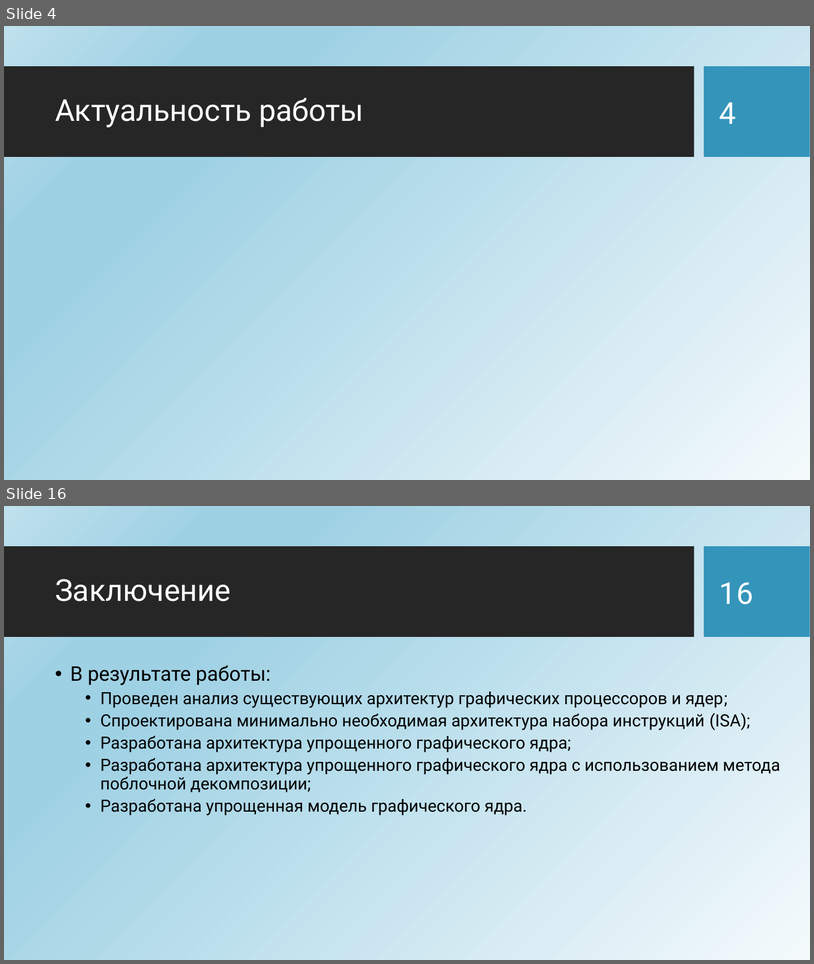
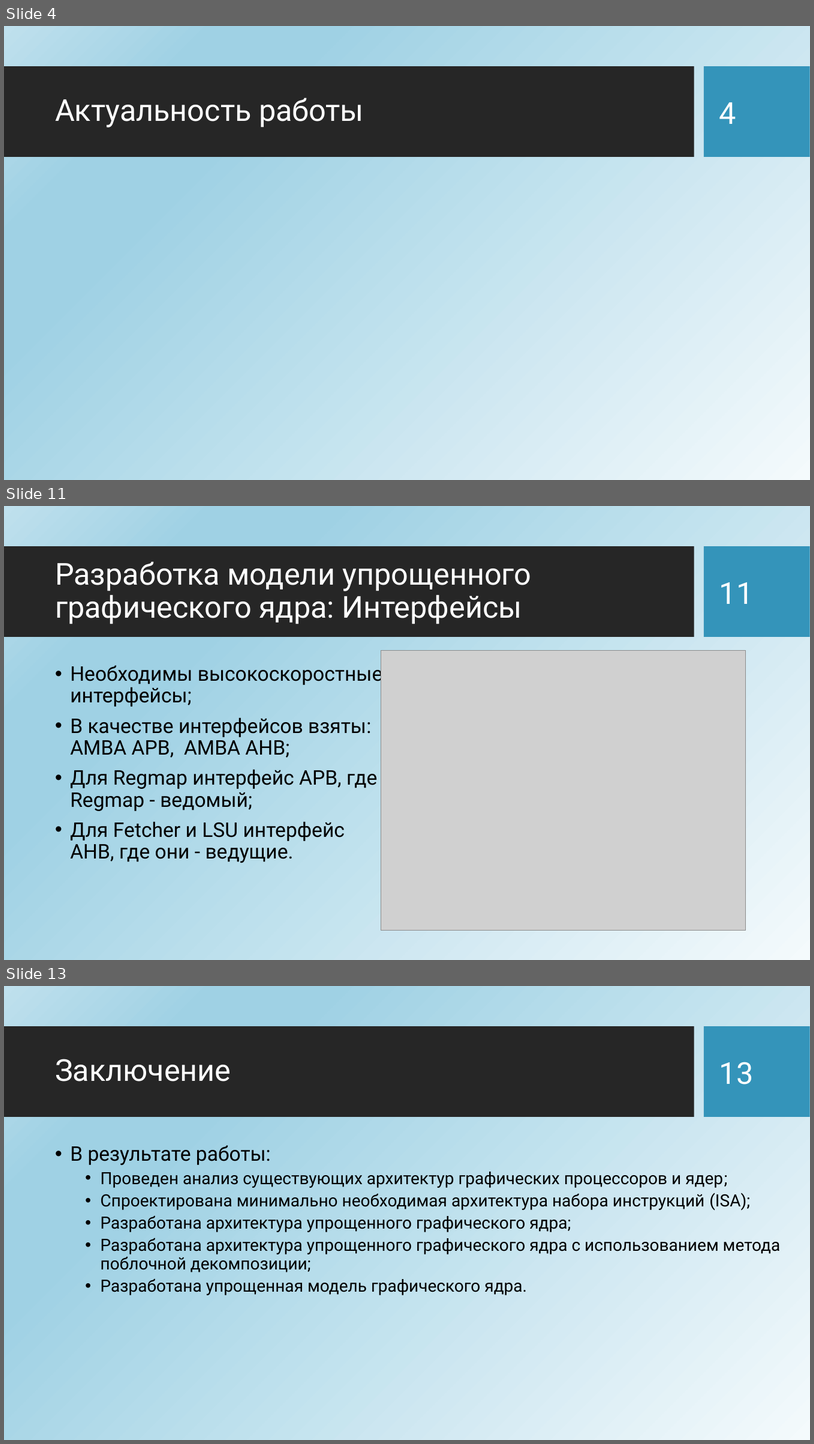
Before and after one commit to HaMeNopeDiot/hardware_gpu, a slide deck: docs/starukhin_dissertation/magister_pres.pptx. Shown one above the other, each under a label of ours: slides 4 and 16 before the commit, slides 4, 11 and 13 after it; the slides between them are not shown. The pictures are 814x964 and 814x1444 pixels, drawn with LibreOffice and Linux fonts; fonts in the diff are those of the drawing; grey boxes stand for pictures; background and template pictures are left out. Boxes give left, top, right and bottom in pixels: in the first picture for what was removed or moved away, otherwise in the second. Text is boxed around its words. In the diff, an @@ line names an element or a change of style, - is before the commit and + after.

```diff
--- a/docs/starukhin_dissertation/magister_pres.pptx
+++ b/docs/starukhin_dissertation/magister_pres.pptx
@@ slide 11 added at (x1=4, y1=506, x2=810, y2=960), background picture (left out); not listed: 2 template elements that a slide beside it also shows @@
@@ title added at (x1=55, y1=561, x2=532, y2=624), 36 pt, text #FFFFFF @@
+Разработка модели упрощенного графического ядра: Интерфейсы
@@ page number added at (x1=720, y1=582, x2=754, y2=604), 36 pt, text #FFFFFF @@
+11
@@ text added at (x1=70, y1=662, x2=383, y2=862), 24 pt, text #000000 @@
+• Необходимы высокоскоростные интерфейсы;
+• В качестве интерфейсов взяты: AMBA APB, AMBA AHB;
+• Для Regmap интерфейс APB, где Regmap - ведомый;
+• Для Fetcher и LSU интерфейс AHB, где они - ведущие.
@@ picture added at (x1=381, y1=650, x2=746, y2=930) @@
@@ what was slide 16 is now slide 13 @@
@@ page number at (x1=720, y1=1062, x2=754, y2=1084): text changed @@
-16
+13
```
Also in this commit, not shown: 1 slide changed, 7 other slides added, 11 slides removed.
